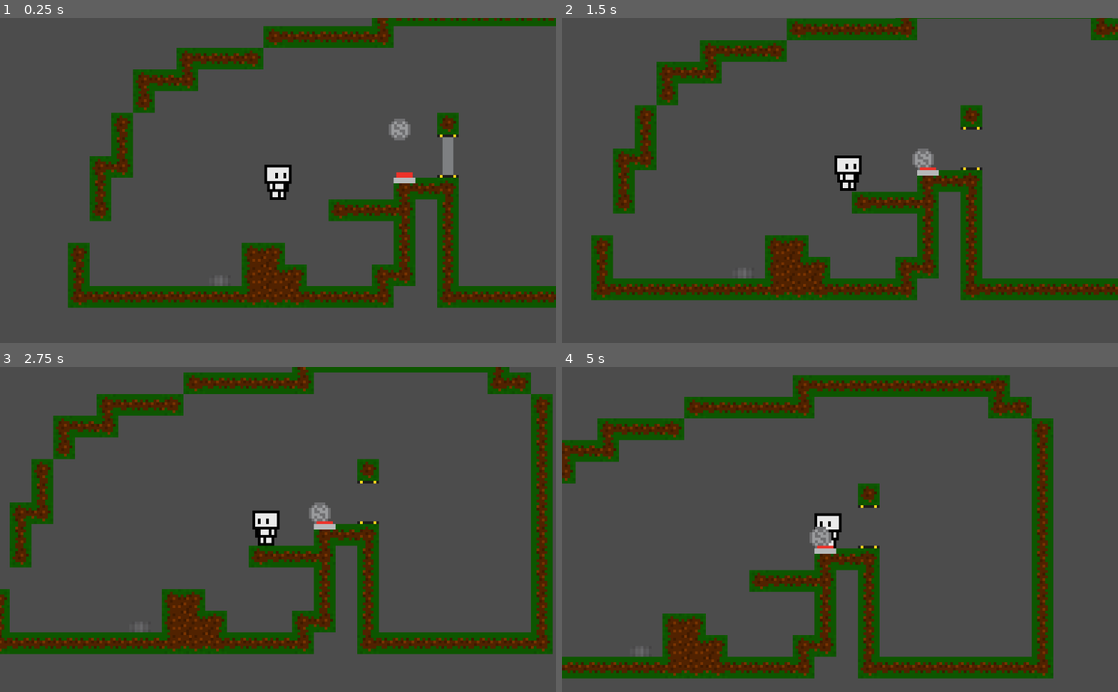
Above: before the commit, frames 1-4 (two rows, left to right).
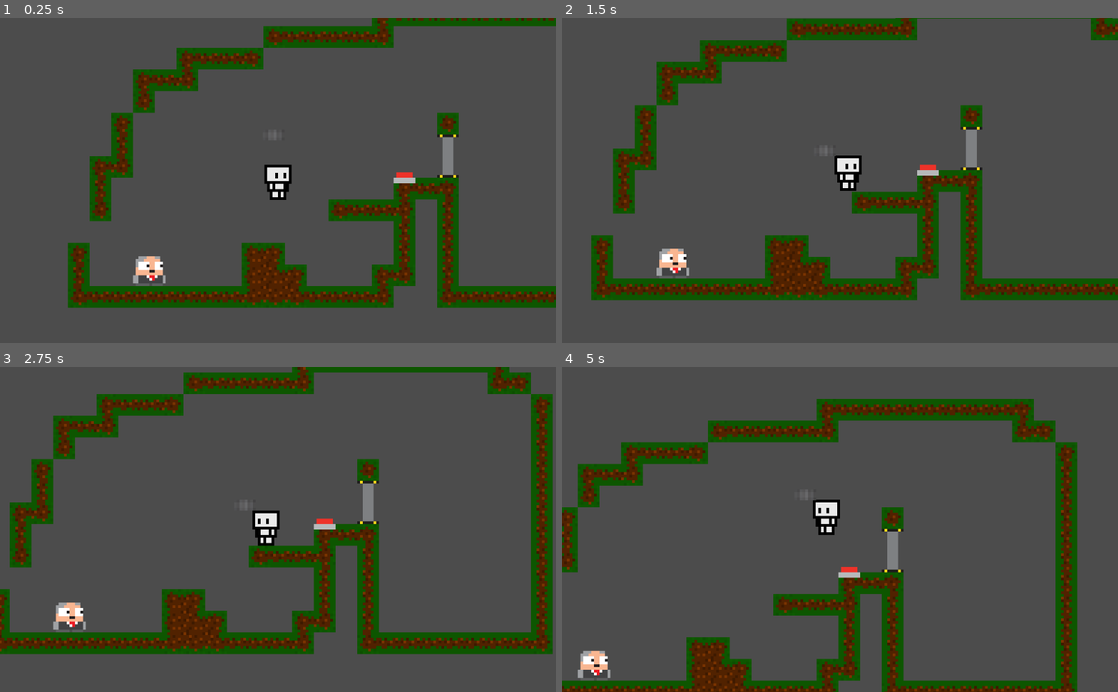
Above: after the commit, the same moments.

Repository: MrPiedPiper/CoinrollAdventures
Game: Godot game, scene res://Scenes/Main.tscn
Two runs of this game, one before a commit and one after it. Both use one fixed random seed, a clock stepped at 60 frames per second and the inputs below.
Inputs (mouse positions are in pixels of both pictures, inside the frame that each line leads up to):
- Up to frame 1 (0.25 s): no input
- Up to frame 2 (1.5 s): move the mouse to (962, 164) at 0.52 s; hold Right mouse button (player_pickup) 0.53-1.28 s; hold Right (ui_right) from 0.53 s (still down); tap Space (move_jump) at 0.77 s; move the mouse to (728, 196) at 1.27 s; click (728, 196) at 1.35 s
- Up to frame 3 (2.75 s): tap Space (move_jump) at 1.52 s; move the mouse to (333, 458) at 2.02 s; release Right (ui_right) at 2.03 s; hold Left (ui_left) from 2.03 s (still down); hold Right mouse button (player_pickup) from 2.03 s (still down)
- Up to frame 4 (5 s): move the mouse to (812, 594) at 2.77 s; release Left (ui_left) at 2.78 s; release Right mouse button (player_pickup) at 2.78 s; hold Right (ui_right) 2.78-4.28 s; click (812, 594) at 2.85 s; tap Space (move_jump) at 3.02, 3.77, 4.52 s; move the mouse to (1006, 578) at 3.52 s; hold Right mouse button (player_pickup) 3.53-4.28 s; move the mouse to (673, 480) at 4.27 s; hold Left (ui_left) from 4.28 s (still down); click (673, 480) at 4.35 s

The runs differ from the first frame. In frame 1, 0.6% of the frame differs, in the area x 23-74%, y 30-82%; in frame 2, 0.8%; in frame 3, 0.8%; in frame 4, 36%, in the area x 0-93%, y 2-100%.
Error before the commit: Attempt to call function 'add_child' in base 'null instance' on a null instance. (res://Assets/Scripts/CoinUp.gd:26)
Error after the commit: Attempt to call function 'get_children' in base 'null instance' on a null instance. (res://Assets/Scripts/Enemy.gd:19)

Commit message:
Add enemy Raycast2D

Diff:
--- a/Assets/Scripts/CoinDown.gd
+++ b/Assets/Scripts/CoinDown.gd
@@ -11,4 +11,4 @@
 func _physics_process(delta):
 	if !is_on_floor():
 		velocity.y += gravity * delta
-		velocity = move_and_slide(velocity, up)
+	move_and_slide(velocity, up)
--- /dev/null
+++ b/Assets/Scripts/Enemy.gd
@@ -0,0 +1,39 @@
+extends KinematicBody2D
+
+export var hasCoin = false
+
+var isCyclingRay = false
+
+#If the Enemy sees the player within range and doesn't ahve a coin, have the Enemy run towards the plyaer
+
+# Called when the node enters the scene tree for the first time.
+func _ready():
+	pass # Replace with function body.
+
+func _process(delta):
+	cycleRay()
+
+func cycleRay():
+	if isCyclingRay:
+		return
+	var coins = get_tree().get_root().get_child(0).get_node("InactiveBullets").get_children()
+	var allCoinPositions = []
+	for i in range(0, coins.size()):
+		allCoinPositions.append(coins[i].position)
+	allCoinPositions.append(get_tree().get_root().get_child(0).get_node("Player").position)
+	allCoinPositions.sort_custom(self, "closest_coin_sort")
+	isCyclingRay = true
+	for i in range(0, allCoinPositions.size()):
+		var angle = get_angle_to(allCoinPositions[i])
+		$RayCast2D.rotation = angle - PI/2
+		if $RayCast2D.is_colliding():
+			print($RayCast2D.get_collider().name)
+			pass
+		yield(get_tree().create_timer(.1), "timeout")
+	isCyclingRay = false
+
+func closest_coin_sort(a, b):
+	if (position.x - a.x) + (position.y - a.y) < (position.x - b.x) + (position.y - b.y):
+		return true
+	else:
+		return false
--- a/Assets/Scripts/Gate.gd
+++ b/Assets/Scripts/Gate.gd
@@ -14,7 +14,6 @@
 	process_gate()
 
 func process_gate():
-	print(activeArray.size())
 	if activeArray.size() > 0:
 		$KinematicBody2D/CollisionShape2D.set_deferred("disabled", true)
 		$Sprite.texture = activeSprite
--- a/Scenes/CoinDown.tscn
+++ b/Scenes/CoinDown.tscn
@@ -10,8 +10,8 @@
 "CoinDown",
 ]]
 scale = Vector2( 5, 5 )
-collision_layer = 3
-collision_mask = 3
+collision_layer = 524289
+collision_mask = 524288
 script = ExtResource( 1 )
 
 [node name="Sprite" type="Sprite" parent="."]
@@ -19,6 +19,7 @@
 
 [node name="CollisionShape2D" type="CollisionShape2D" parent="."]
 shape = SubResource( 1 )
+one_way_collision = true
 
 [node name="Area2D" type="Area2D" parent="." groups=[
 "CoinDown",
--- /dev/null
+++ b/Scenes/Enemy.tscn
@@ -0,0 +1,39 @@
+[gd_scene load_steps=5 format=2]
+
+[ext_resource path="res://Assets/Scripts/Enemy.gd" type="Script" id=1]
+[ext_resource path="res://Assets/Sprites/EnemySprites/Enemy.png" type="Texture" id=2]
+
+[sub_resource type="RectangleShape2D" id=1]
+extents = Vector2( 6, 5.5 )
+
+[sub_resource type="RectangleShape2D" id=2]
+extents = Vector2( 6, 2 )
+
+[node name="Enemy" type="KinematicBody2D"]
+scale = Vector2( 5, 5 )
+script = ExtResource( 1 )
+__meta__ = {
+"_edit_group_": true
+}
+
+[node name="Sprite" type="Sprite" parent="."]
+texture = ExtResource( 2 )
+
+[node name="BaseHitbox" type="CollisionShape2D" parent="."]
+position = Vector2( 0, 2.5 )
+shape = SubResource( 1 )
+
+[node name="KinematicBody2D" type="KinematicBody2D" parent="."]
+collision_layer = 3
+collision_mask = 262147
+
+[node name="CoinHitbox" type="CollisionShape2D" parent="KinematicBody2D"]
+position = Vector2( 0, -5 )
+scale = Vector2( 1, 1 )
+shape = SubResource( 2 )
+disabled = true
+one_way_collision = true
+
+[node name="RayCast2D" type="RayCast2D" parent="."]
+enabled = true
+collision_mask = 786432
--- a/Scenes/Main.tscn
+++ b/Scenes/Main.tscn
@@ -1,11 +1,12 @@
-[gd_scene load_steps=7 format=2]
+[gd_scene load_steps=8 format=2]
 
 [ext_resource path="res://Scenes/Player.tscn" type="PackedScene" id=1]
 [ext_resource path="res://Scenes/CoinUp.tscn" type="PackedScene" id=2]
 [ext_resource path="res://Scenes/BasicTilemap.tscn" type="PackedScene" id=3]
-[ext_resource path="res://Scenes/CoinDown.tscn" type="PackedScene" id=4]
-[ext_resource path="res://Scenes/Button.tscn" type="PackedScene" id=5]
-[ext_resource path="res://Scenes/Gate.tscn" type="PackedScene" id=6]
+[ext_resource path="res://Scenes/Button.tscn" type="PackedScene" id=4]
+[ext_resource path="res://Scenes/Gate.tscn" type="PackedScene" id=5]
+[ext_resource path="res://Scenes/Enemy.tscn" type="PackedScene" id=6]
+[ext_resource path="res://Scenes/CoinDown.tscn" type="PackedScene" id=7]
 
 [node name="Main" type="Node2D"]
 
@@ -14,21 +15,24 @@
 bullet = ExtResource( 2 )
 
 [node name="BasicTilemap" parent="." instance=ExtResource( 3 )]
+collision_layer = 524291
+collision_mask = 524291
 tile_data = PoolIntArray( -262135, 0, 196612, -262134, 0, 65539, -262133, 0, 65539, -262132, 0, 65539, -262131, 0, 6553 …(1473 unchanged characters)…
-
-[node name="CoinUp" parent="." instance=ExtResource( 2 )]
-position = Vector2( 411.028, 67.4482 )
 
 [node name="ActiveBullets" type="Node2D" parent="."]
 
-[node name="CoinDown" parent="." instance=ExtResource( 4 )]
-position = Vector2( 80, 350 )
-
 [node name="InactiveBullets" type="Node2D" parent="."]
 
-[node name="Button" parent="." instance=ExtResource( 5 )]
+[node name="Button" parent="." instance=ExtResource( 4 )]
 position = Vector2( 420, 160 )
 linkedObjectPath = NodePath("../Gate")
 
-[node name="Gate" parent="." instance=ExtResource( 6 )]
+[node name="Gate" parent="." instance=ExtResource( 5 )]
 position = Vector2( 500, 120 )
+
+[node name="Enemy" parent="." instance=ExtResource( 6 )]
+position = Vector2( -50, 320 )
+
+[node name="CoinDown" parent="." instance=ExtResource( 7 )]
+position = Vector2( 179, 71 )
+collision_mask = 524288
--- a/Scenes/Player.tscn
+++ b/Scenes/Player.tscn
@@ -21,7 +21,7 @@
 ]]
 scale = Vector2( 5, 5 )
 collision_layer = 2
-collision_mask = 2
+collision_mask = 524288
 script = ExtResource( 1 )
 __meta__ = {
 "_edit_lock_": true
Binary file added: Assets/Sprites/EnemySprites/Enemy.png
Not shown, added: Assets/Sprites/EnemySprites/Enemy.png.import
Not shown, added: Assets/Sprites/EnemySprites/Enemy.afdesign
